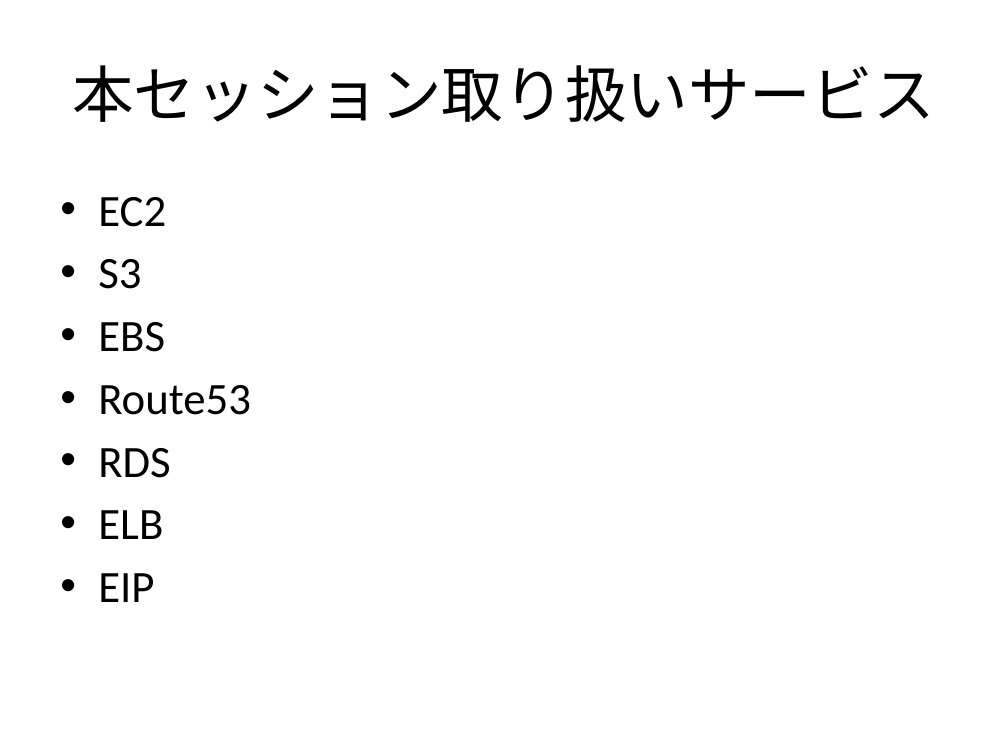
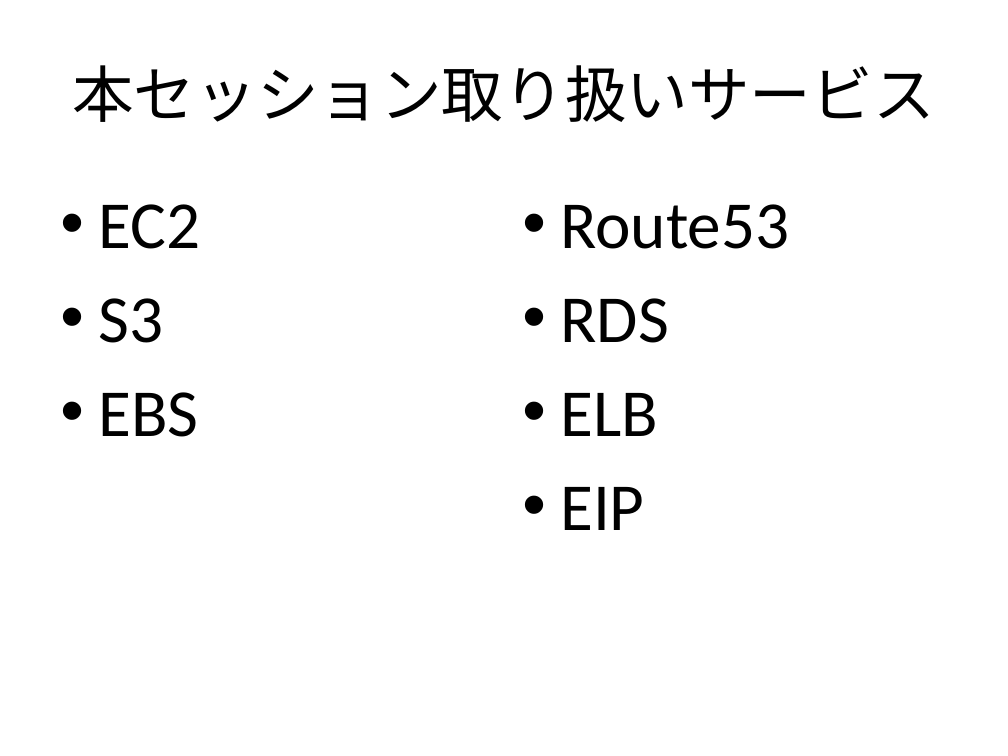
Before and after one commit to aws-samurai/pricing-data, a slide deck: slide 4 of slide/AWS料金体系グランドマスター王者決定戦.pptx. Drawn at 1008x756 pixels with LibreOffice and Linux fonts; fonts in the diff are those of the drawing; background and template pictures are left out. Boxes give left, top, right and bottom in pixels: in the first picture for what was removed or moved away, otherwise in the second. Text is boxed around its words. In the diff, an @@ line names an element or a change of style, - is before the commit and + after.

```diff
--- a/slide/AWS料金体系グランドマスター王者決定戦.pptx
+++ b/slide/AWS料金体系グランドマスター王者決定戦.pptx
@@ text "EC2" at (98, 204, 200, 437): size 32 to 48 pt; more space between paragraphs @@
@@ text added at (560, 204, 789, 530), 48 pt, text #000000 @@
+• Route53
+• RDS
+• ELB
+• EIP
@@ text at (98, 385, 251, 602): paragraphs removed @@
-• Route53
-• RDS
-• ELB
-• EIP
```
Also in this commit, not shown: 4 other slides changed, 1 slide added, 1 slide removed.
